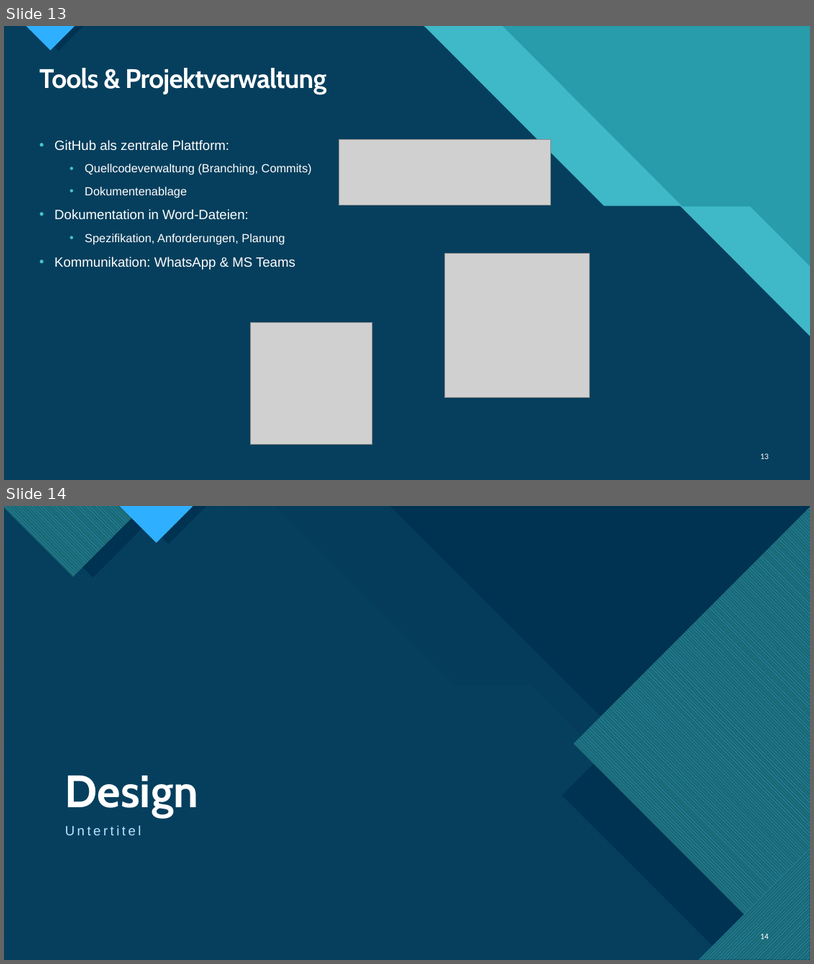
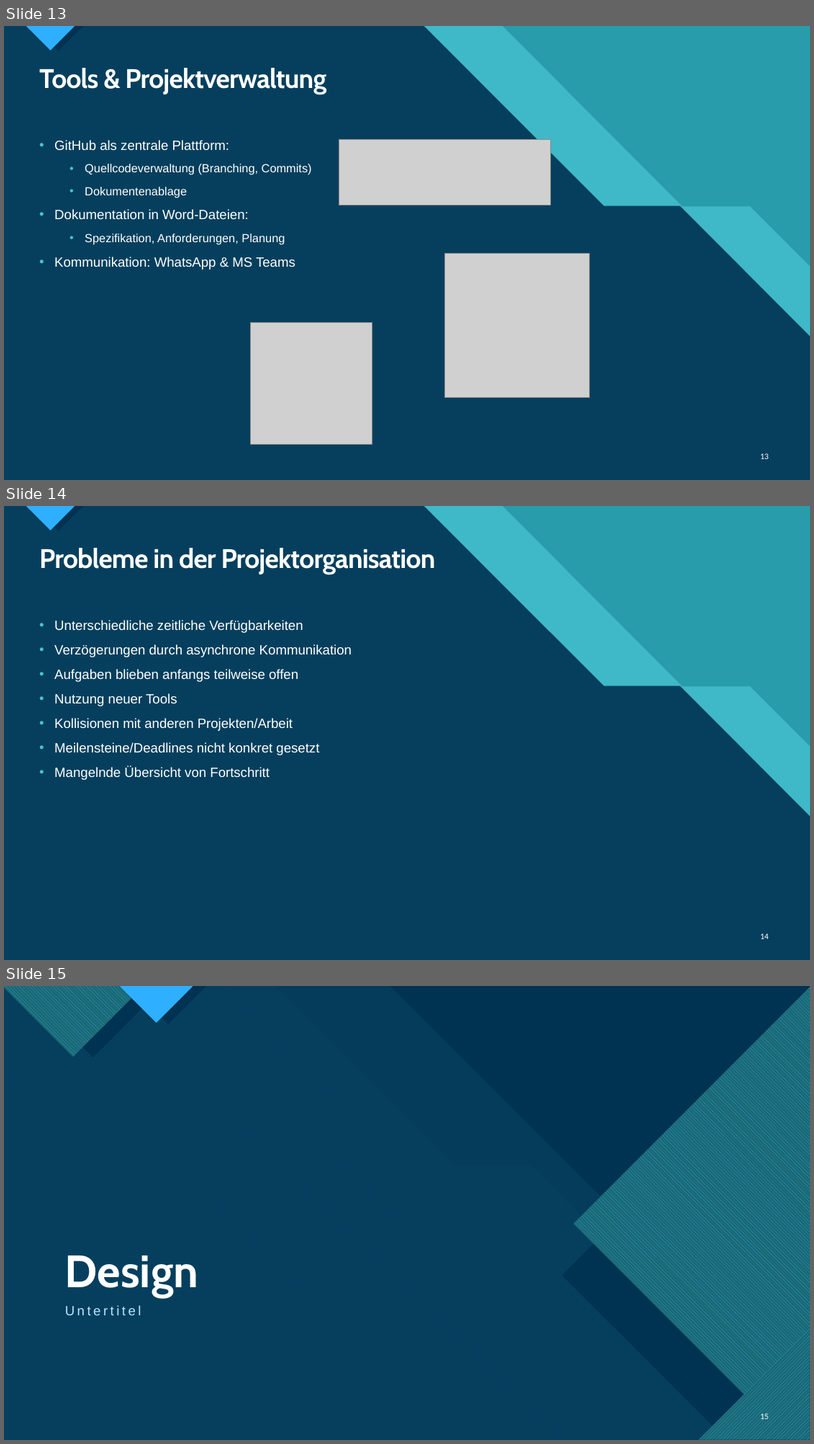
Before and after one commit to TietoLP/IU-Kochbuch, a slide deck: Fallstudie_Kochbuch.pptx. Shown one above the other, each under a label of ours: slides 13 and 14 before the commit, slides 13, 14 and 15 after it. The pictures are 814x964 and 814x1444 pixels, drawn with LibreOffice and Linux fonts; fonts in the diff are those of the drawing; grey boxes stand for pictures. Boxes give left, top, right and bottom in pixels: in the first picture for what was removed or moved away, otherwise in the second. Text is boxed around its words. In the diff, an @@ line names an element or a change of style, - is before the commit and + after.

```diff
--- a/Fallstudie_Kochbuch.pptx
+++ b/Fallstudie_Kochbuch.pptx
@@ slide 14 added at (4,506,810,960), background #47C3D3; not listed: 14 template elements that a slide beside it also shows @@
@@ title added at (39,548,436,574), 32 pt, text #FFFFFF, bold @@
+Probleme in der Projektorganisation
@@ text added at (54,620,352,780), 16 pt, text #FFFFFF @@
+• Unterschiedliche zeitliche Verfügbarkeiten
+• Verzögerungen durch asynchrone Kommunikation
+• Aufgaben blieben anfangs teilweise offen
+• Nutzung neuer Tools
+• Kollisionen mit anderen Projekten/Arbeit
+• Meilensteine/Deadlines nicht konkret gesetzt
+• Mangelnde Übersicht von Fortschritt
@@ page number added at (761,933,769,939), 10 pt, text #FFFFFF @@
+14
@@ what was slide 14 is now slide 15 @@
@@ page number at (761,1413,769,1419): text changed @@
-14
+15
```
Also in this commit, not shown: 1 slide changed.
